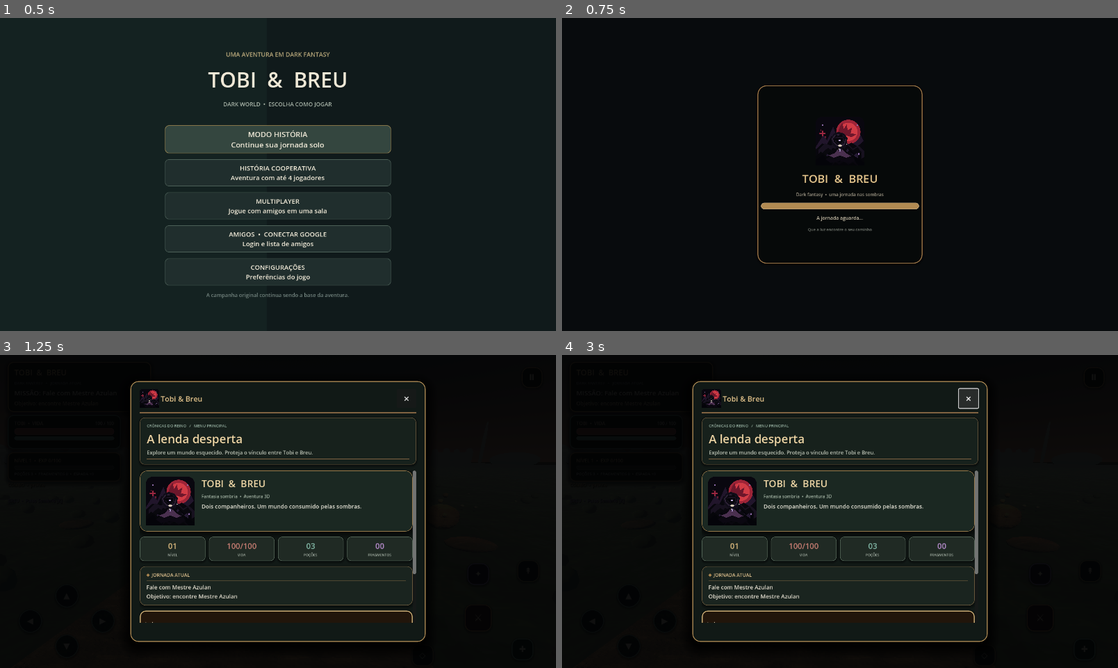
Above: before the commit, frames 1-4 (two rows, left to right).
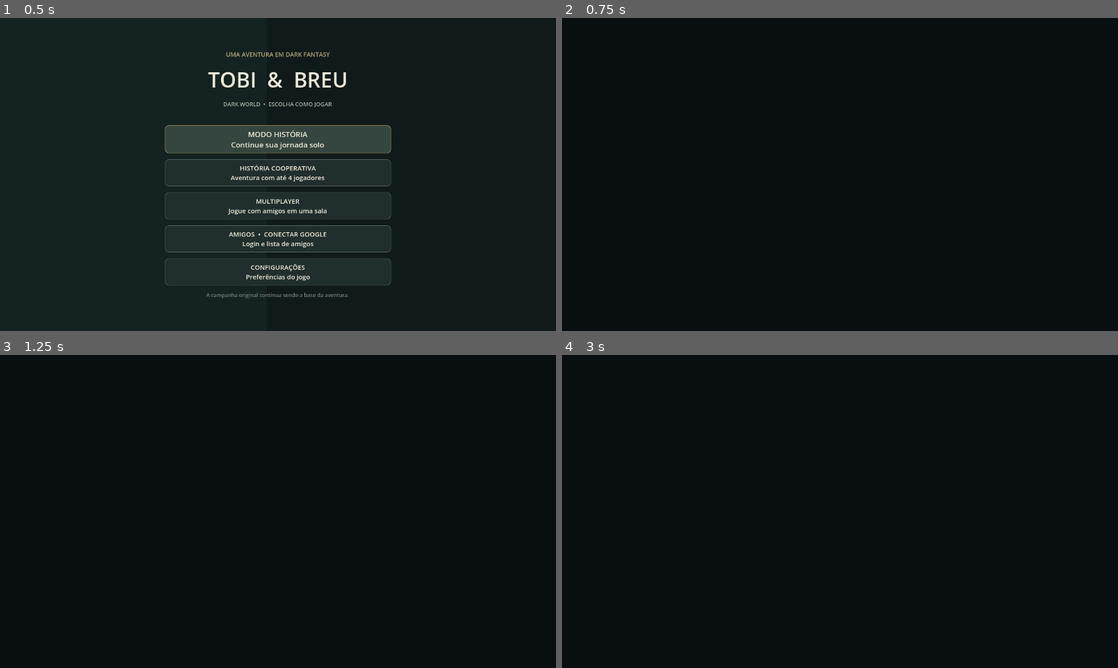
Above: after the commit, the same moments.

Repository: REALMLIFE-design/dark-fantasia-tobi-e-breu-
Game: Godot game, scene res://scenes/menu.tscn
The game is run twice, just before and just after one commit, with the same random seed, the same clock (stepped at 60 frames per second) and the same inputs.
Inputs (mouse positions are in pixels of both pictures, inside the frame that each line leads up to):
- Up to frame 1 (0.5 s): no input
- Up to frame 2 (0.75 s): click "MODO HISTÓRIA Continue sua jo…" at 0.5 s
- Up to frame 3 (1.25 s): no input
- Up to frame 4 (3 s): click (840, 624) at 1.25 s, where only the run before the commit has a clickable "✦ Jogar ›"; click (840, 624) at 2 s, where only the run before the commit has a clickable "✦ Jogar ›"; click (967, 398) at 2.75 s, where only the run before the commit has a clickable "×"

Frame 1 is identical in both runs. In frame 2, 1.8% of the frame differs, in the area x 35-65%, y 21-79%; in frame 3, 16%; in frame 4, 16%, in the area x 23-77%, y 8-92%.
Error after the commit: Parse Error: Expected statement, found "Indent" instead. (res://scripts/world.gd:1332)

Commit message:
Sculpt ritual armor and glowing stone inlays for stag guardian

Diff:
--- a/scripts/world.gd
+++ b/scripts/world.gd
@@ -1310,6 +1310,28 @@
 		eye.material_override = eye_material
 	var rune := _sphere(guardian, "StagPedestalRune", Vector3(0.0, 0.67, 1.02), 0.12, Color("72cfc0"))
 	rune.material_override = eye_material
+
+	# Peitoral ritual, placas de musgo e veios luminosos esculpidos na pedra.
+	var chest_medallion := _sphere(guardian, "StagChestMedallion", Vector3(0.0, 1.78, 0.79), 0.19, Color("b39a68"), 0.075)
+	chest_medallion.scale = Vector3(1.0, 1.0, 0.42)
+	chest_medallion.material_override = eye_material
+	for side in [-1.0, 1.0]:
+		var shoulder_plate := _sphere(guardian, "StagShoulderPlate", Vector3(side * 0.53, 1.91, 0.18), 0.25, Color("737b6b"), 0.32)
+		shoulder_plate.scale = Vector3(1.0, 0.72, 0.82)
+		var shoulder_moss := _sphere(guardian, "StagShoulderMoss", Vector3(side * 0.57, 2.08, 0.18), 0.16, Color("536f59"), 0.18)
+		shoulder_moss.scale = Vector3(1.25, 0.45, 0.9)
+		var antler_band := _sphere(guardian, "StagAntlerBand", Vector3(side * 0.31, 3.12, 0.72), 0.085, Color("7bcbbb"), 0.12)
+		antler_band.scale = Vector3(1.0, 1.0, 0.65)
+		antler_band.material_override = eye_material
+	# Thin inlays read as old cracks filled with spirit light, not extra armor.
+	for crack_index in range(3):
+		var crack := _box(guardian, "StagStoneInlay_%d" % crack_index, Vector3(-0.22 + float(crack_index) * 0.22, 1.55 + float(crack_index % 2) * 0.16, 0.56), Vector3(0.035, 0.28, 0.035), Color("72cfc0"))
+		crack.rotation.z = -0.35 if crack_index % 2 == 0 else 0.42
+		crack.material_override = eye_material
+	var neck_collar := _sphere(guardian, "StagAncientCollar", Vector3(0.0, 2.17, 0.58), 0.34, Color("887553"), 0.11)
+		neck_collar.scale = Vector3(1.08, 0.48, 0.88)
+	var collar_gem := _sphere(guardian, "StagCollarGem", Vector3(0.0, 2.18, 0.91), 0.09, Color("a1ead6"), 0.16)
+	collar_gem.material_override = eye_material
 
 	var eye_glow := OmniLight3D.new()
 	eye_glow.name = "StagSpiritGlow"
